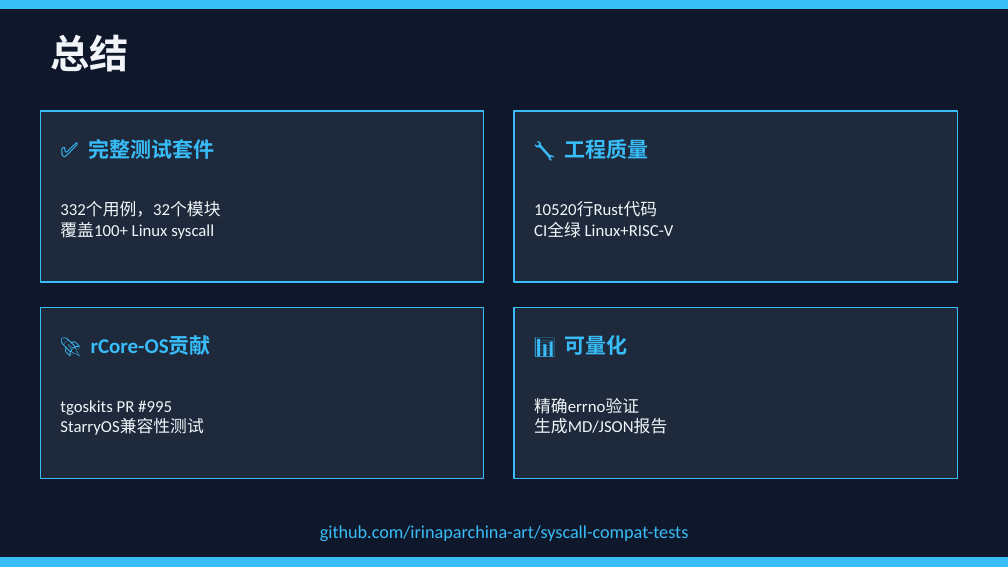
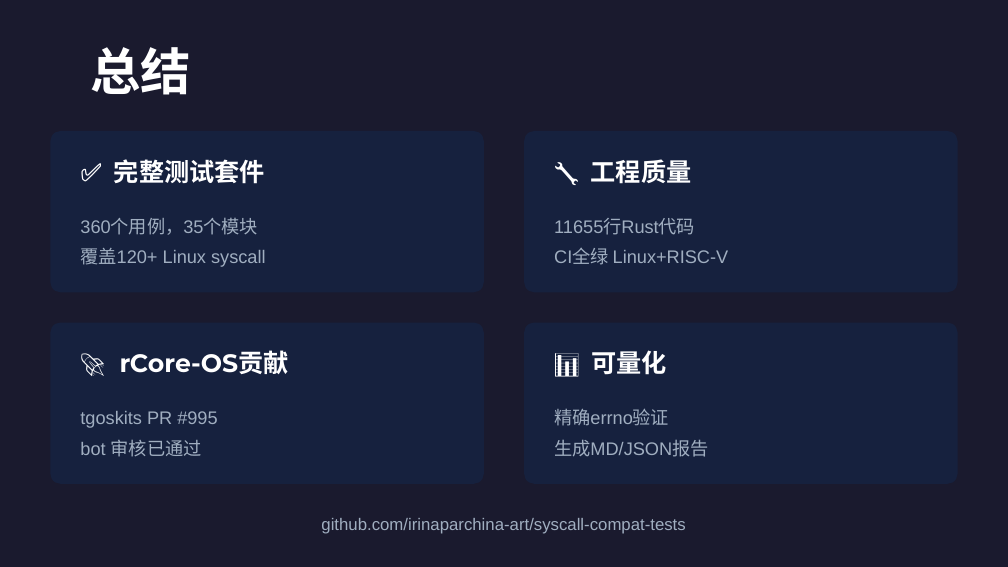
Before and after one commit to irinaparchina-art/syscall-compat-tests, a slide deck: slide 8 of docs/slides.pptx. Drawn at 1008x567 pixels with LibreOffice and Linux fonts; fonts in the diff are those of the drawing. Boxes give left, top, right and bottom in pixels: in the first picture for what was removed or moved away, otherwise in the second. Text is boxed around its words. In the diff, an @@ line names an element or a change of style, - is before the commit and + after.

Commit message:
docs: update slides with 360 tests and new modules

```diff
--- a/docs/slides.pptx
+++ b/docs/slides.pptx
@@ background #0F172A to #1A1A2E @@
@@ rectangle removed at bbox=[0, 0, 1008, 8] @@
@@ text "总结": place and size @@
-text "总结" at bbox=[50, 34, 128, 72]
+text "总结" at bbox=[91, 47, 192, 95]
@@ text "总结" at bbox=[91, 47, 192, 95]: size 28 to 36 pt, font Calibri to Montserrat, text colour #F1F5F9 to #FFFFFF @@
@@ rectangle removed at bbox=[40, 111, 484, 282] @@
@@ rectangle removed at bbox=[514, 111, 958, 282] @@
@@ rounded rectangle added at bbox=[50, 131, 484, 292], fill #16213E @@
@@ text "✅ 完整测试套件": place and size @@
-text "✅ 完整测试套件" at bbox=[88, 139, 214, 159]
+text "✅ 完整测试套件" at bbox=[114, 159, 265, 184]
@@ rounded rectangle added at bbox=[524, 131, 958, 292], fill #16213E @@
@@ size 15 to 18 pt, font Calibri to Montserrat, text colour #38BDF8 to #FFFFFF in 4 elements at bbox=[120, 354, 239, 373], bbox=[591, 350, 667, 375], bbox=[114, 159, 265, 184], bbox=[591, 159, 692, 184] @@
@@ text "🔧 工程质量": place and size @@
-text "🔧 工程质量" at bbox=[565, 139, 649, 159]
+text "🔧 工程质量" at bbox=[591, 159, 692, 184]
@@ text "11655行Rust代码": place and size @@
-text "11655行Rust代码" at bbox=[534, 202, 674, 238]
+text "11655行Rust代码" at bbox=[554, 219, 729, 265]
@@ text at bbox=[80, 219, 266, 267]: text changed; size 12 to 13 pt; font Calibri to Arial; text colour #F1F5F9 to #A0AEC0 @@
-332个用例，32个模块
-覆盖100+ Linux syscall
+360个用例，35个模块
+覆盖120+ Linux syscall
@@ text at bbox=[554, 219, 695, 235]: text changed; size 12 to 13 pt; font Calibri to Arial; text colour #F1F5F9 to #A0AEC0 @@
-10520行Rust代码
+11655行Rust代码
@@ text at bbox=[554, 249, 729, 265]: size 12 to 13 pt, font Calibri to Arial, text colour #F1F5F9 to #A0AEC0 in "CI全绿 Linux+RISC-V"; line spacing 1 to 1.4 @@
@@ rectangle removed at bbox=[40, 307, 484, 479] @@
@@ rounded rectangle added at bbox=[50, 323, 484, 484], fill #16213E @@
@@ rectangle removed at bbox=[514, 307, 958, 479] @@
@@ rounded rectangle added at bbox=[524, 323, 958, 484], fill #16213E @@
@@ text "🚀 rCore-OS贡献": place and size @@
-text "🚀 rCore-OS贡献" at bbox=[91, 339, 169, 353]
+text "🚀 rCore-OS贡献" at bbox=[120, 354, 239, 373]
@@ text "📊 可量化": place and size @@
-text "📊 可量化" at bbox=[565, 335, 628, 355]
+text "📊 可量化" at bbox=[591, 350, 667, 375]
@@ text "tgoskits PR #995": place and size @@
-text "tgoskits PR #995" at bbox=[60, 400, 203, 435]
+text "tgoskits PR #995" at bbox=[80, 411, 217, 457]
@@ text at bbox=[80, 411, 217, 428]: size 12 to 13 pt, font Calibri to Arial, text colour #F1F5F9 to #A0AEC0 in "tgoskits PR #995"; line spacing 1 to 1.4 @@
@@ text "精确errno验证": place and size @@
-text "精确errno验证" at bbox=[534, 398, 667, 434]
+text "精确errno验证" at bbox=[554, 408, 708, 457]
@@ text "精确errno验证" at bbox=[554, 408, 708, 457]: size 12 to 13 pt, font Calibri to Arial, text colour #F1F5F9 to #A0AEC0; line spacing 1 to 1.4 @@
@@ text at bbox=[80, 440, 202, 457]: text changed; size 12 to 13 pt; font Calibri to Arial; text colour #F1F5F9 to #A0AEC0 @@
-StarryOS兼容性测试
+bot 审核已通过
@@ text "github.com/irinaparchina-art/syscall-compat-tests": place and size @@
-text "github.com/irinaparchina-art/syscall-compat-tests" at bbox=[320, 525, 689, 541]
+text "github.com/irinaparchina-art/syscall-compat-tests" at bbox=[321, 518, 685, 534]
@@ text "github.com/irinaparchina-art/syscall-compat-tests" at bbox=[321, 518, 685, 534]: size 13 to 12 pt, font Calibri to Arial, text colour #38BDF8 to #A0AEC0 @@
@@ rectangle removed at bbox=[0, 558, 1008, 566] @@
```
Also in this commit, not shown: 6 other slides changed, 1 slide added, 1 slide removed.
